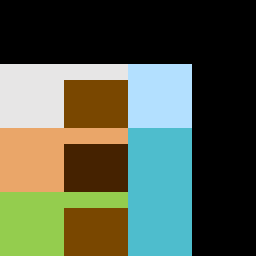
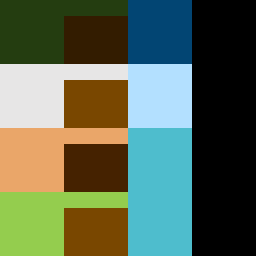
Before/after of a 256 × 256 layered artwork. What changed in the layer stack:
added group "Группа 3 копия 3" with 1 layers above "Группа 2 копия 3" over [128, 0, 192, 64]
added layer "Слой 1" (1st of 4, in "Группа 3 копия 3") in group "Группа 3 копия 3" over [128, 0, 192, 64]
added group "Группа 2 копия 3" with 1 layers above "Группа 1 копия 3" over [0, 0, 64, 64]
added layer "Слой 2" (1st of 4, in "Группа 2 копия 3") in group "Группа 2 копия 3" over [0, 0, 64, 64]
added group "Группа 1 копия 3" with 3 layers above "Группа 3 копия 2" over [64, 0, 128, 64]
added layer "Прямоугольник 1" (1st of 4, in "Группа 1 копия 3") in group "Группа 1 копия 3" over [64, 0, 128, 16]
added layer "Прямоугольник 1 копия" (1st of 4, in "Группа 1 копия 3") in group "Группа 1 копия 3" over [64, 0, 128, 64]
added layer "Слой 1 копия" (1st of 4, in "Группа 1 копия 3") in group "Группа 1 копия 3" over [64, 0, 128, 64]
